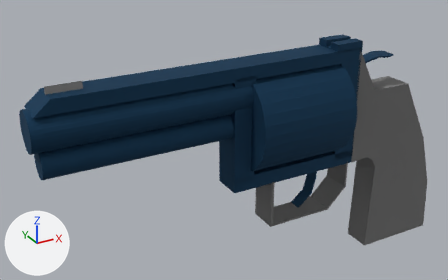
The OBJ model data/weapon-revolver/revolver0018.obj as it was, and as the next commit left it.
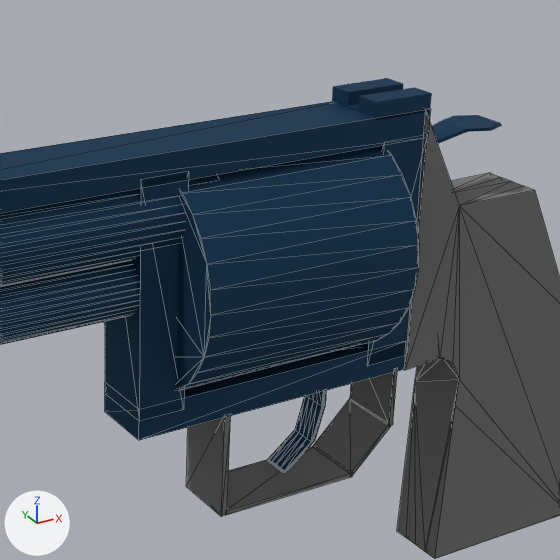
Each version is shown whole from a camera (50 mm lens) standing at (-1.93, -3.13, 1.76) and looking at (-0.1, 0.19, 0.1), then close up on the part from 39% to 94% of the width and 0% to 88% of the height. Every picture has the same lights, and +X, +Y and +Z are marked at lower left. The close-ups show mesh edges as thin lines. Where no turn or scale is listed for an object, it has been applied to the vertices.

The first close-up shows 'Cube', 'Cube.001', 'Cube.002', 'Cube.003', 'barrel', 'bulletCylinder', 'cleaningRod', 'trigger', 'triggerGuard', 'triggerGuard.001', 'triggerGuard.002', 'upperFrame'.
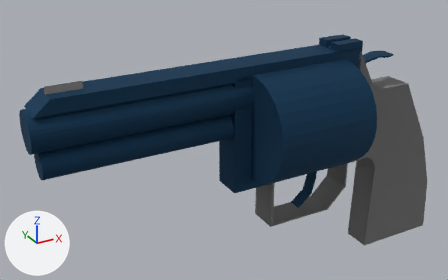
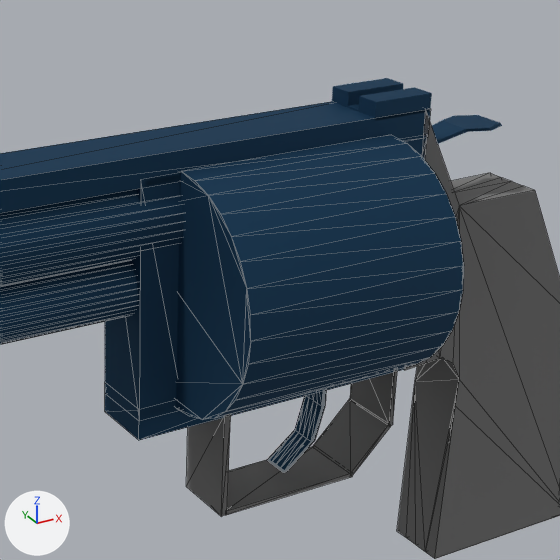
The newer file is also rescaled (x0.9) as a whole; pictures and numbers use the older file's frame.

The change, as a diff of the scene's bpy script:
```diff
--- a/data/weapon-revolver/revolver0018.obj.py
+++ b/data/weapon-revolver/revolver0018.obj.py
@@ me_bulletcylinder @@
 me_bulletcylinder.from_pydata(...)  # 64 vertices, 124 faces; spans x -0.068..0.631, y -0.266..0.432, z -0.075..0.624
 # used by ob_bulletcylinder; location = (0.0, 0.0, 0.0)
+# me_bulletcylinder part 1: the whole mesh is moved by (0.0, -0.187, 0.0)
 me_bulletcylinder.materials.append(mat_bluesteel)
```

Location of each change, [x1, y1, x2, y2] in pixels of the close-ups (560 x 560 px):
'bulletCylinder', mesh moved: before [104, 146, 419, 391]; after [176, 135, 464, 420]
'Cube.001', unchanged, covered by the edit: before [105, 342, 407, 440]; after [105, 367, 406, 440]
'triggerGuardBase', unchanged, uncovered by the edit: after [226, 447, 353, 515]
'triggerGuard.002', unchanged, covered by the edit: before [225, 447, 352, 514]
'triggerGuard.001', unchanged, covered by the edit: before [312, 399, 391, 475]
